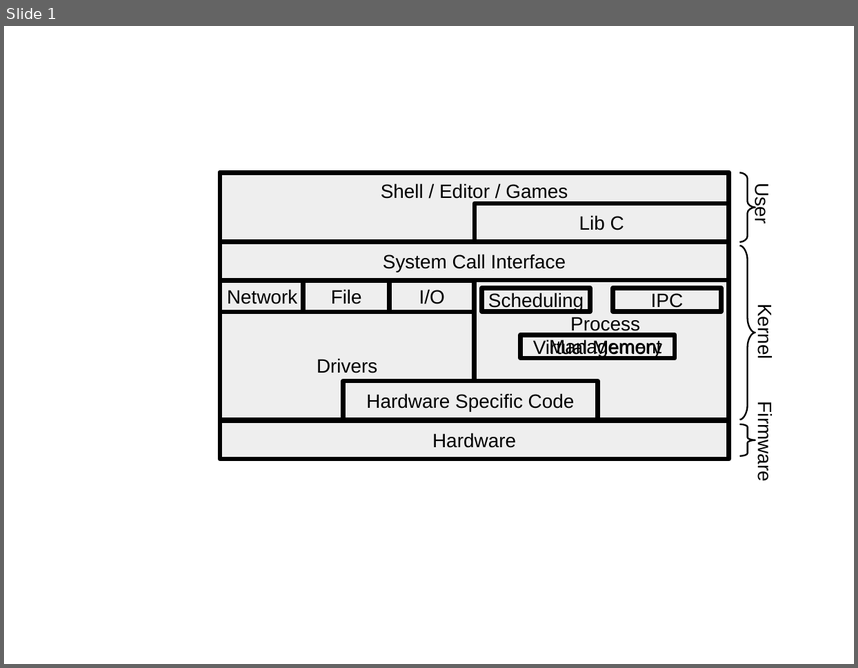
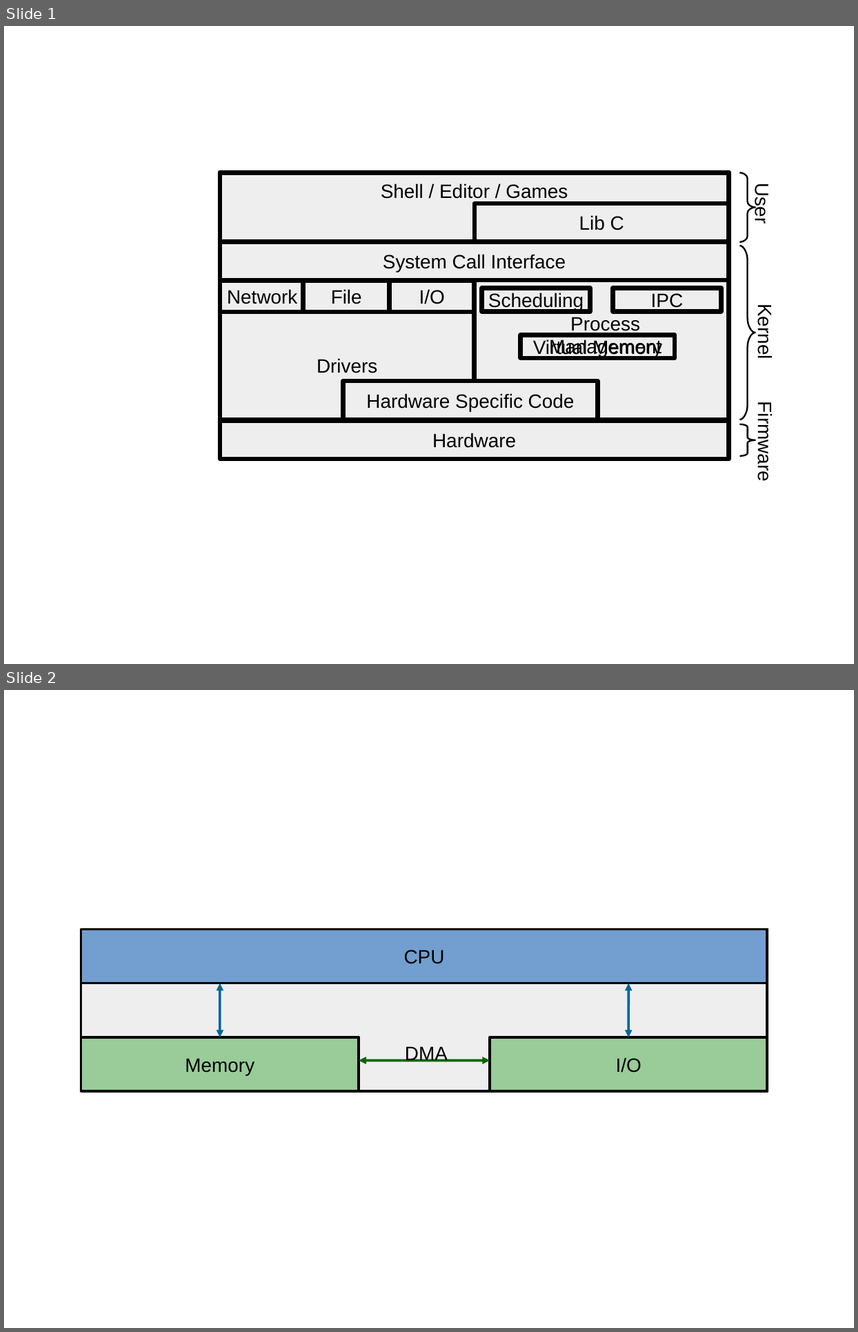
Before and after one commit to davidiw/os-website, a slide deck: lectures/images/images.odp. Shown one above the other, each under a label of ours: slide 1 before the commit, slides 1 and 2 after it. The pictures are 858x668 and 858x1332 pixels, drawn with LibreOffice and Linux fonts; fonts in the diff are those of the drawing. Boxes give left, top, right and bottom in pixels: in the first picture for what was removed or moved away, otherwise in the second. Text is boxed around its words. In the diff, an @@ line names an element or a change of style, - is before the commit and + after.

```diff
--- a/lectures/images/images.odp
+++ b/lectures/images/images.odp
@@ slide 2 added at bbox=[4, 690, 854, 1328], background #FFFFFF @@
@@ rectangle added at bbox=[81, 929, 768, 1091], fill #EEEEEE, outline #000000 2.3 pt @@
@@ rectangle added at bbox=[81, 929, 768, 983], fill #729FCF, outline #000000 2.3 pt, 18 pt, text #000000 @@
+CPU
@@ double arrow added from (220, 983) to (220, 1037), #006699 2.3 pt @@
@@ double arrow added from (629, 1037) to (629, 983), #006699 2.3 pt @@
@@ rectangle added at bbox=[81, 1037, 359, 1091], fill #99CC99, outline #000000 2.3 pt, 18 pt, text #000000 @@
+Memory
@@ rectangle added at bbox=[490, 1037, 768, 1091], fill #99CC99, outline #000000 2.3 pt, 18 pt, text #000000 @@
+I/O
@@ double arrow added from (359, 1061) to (490, 1061), #006600 2.3 pt @@
@@ text added at bbox=[405, 1046, 448, 1062], 18 pt, text #000000 @@
+DMA
```
Also in this commit, not shown: 3 other files.
